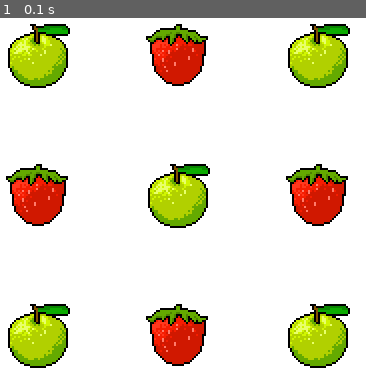
Above: before the commit, frame 1.
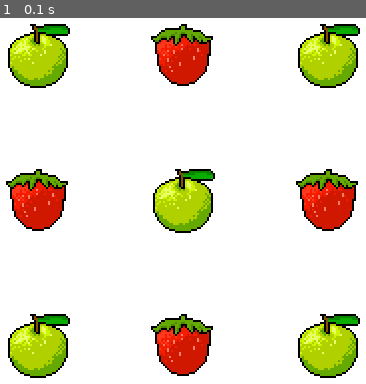
Above: after the commit, the same moment.

Repository: Joshkaki00/pygame-tutorial
Game: pygame game, started from game.py
Same seed, same stepped clock (60 frames per second), same inputs: the game is played once before the commit and once after it.
Inputs:
- Up to frame 1 (0.1 s): no input

The runs differ from the first frame. In frame 1, 14% of the frame differs, in the area x 1-99%, y 1-99%.

Commit message:
updated pygame

Diff:
--- a/game.py
+++ b/game.py
@@ -24,7 +24,7 @@
 
 # Grid setup
 start_x, start_y = 85, 85
-spacing = 140
+spacing = 145
 
 # List to hold all GameObjects on grid
 objects = []
